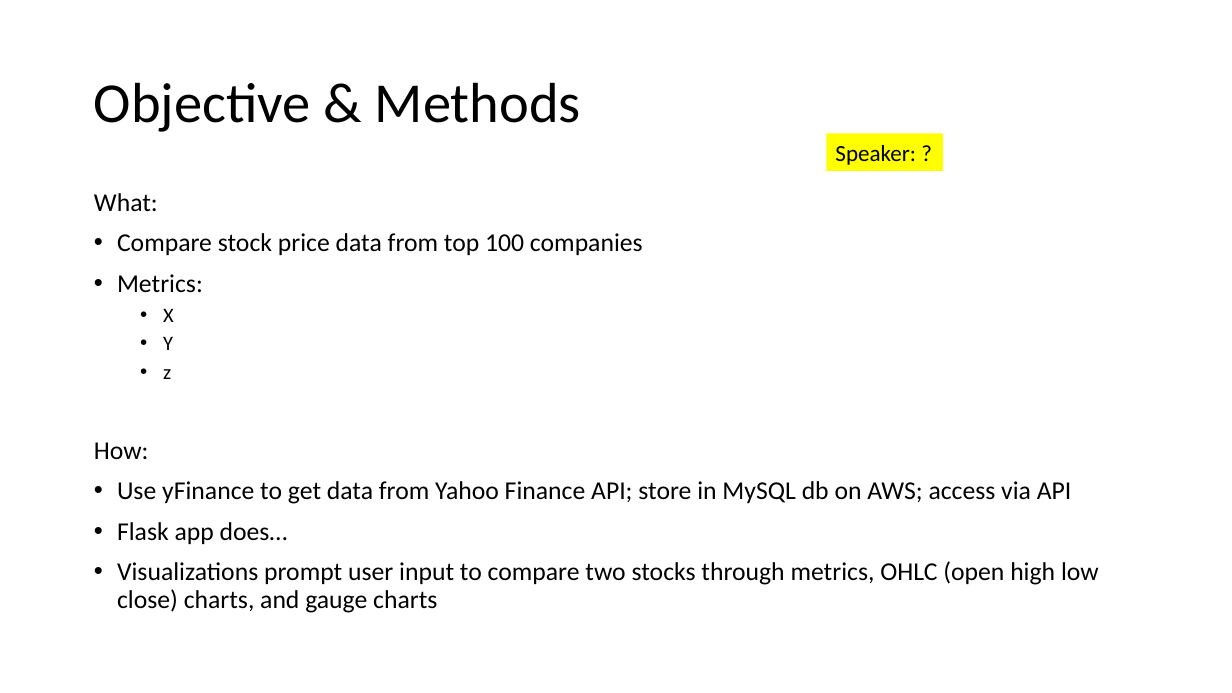
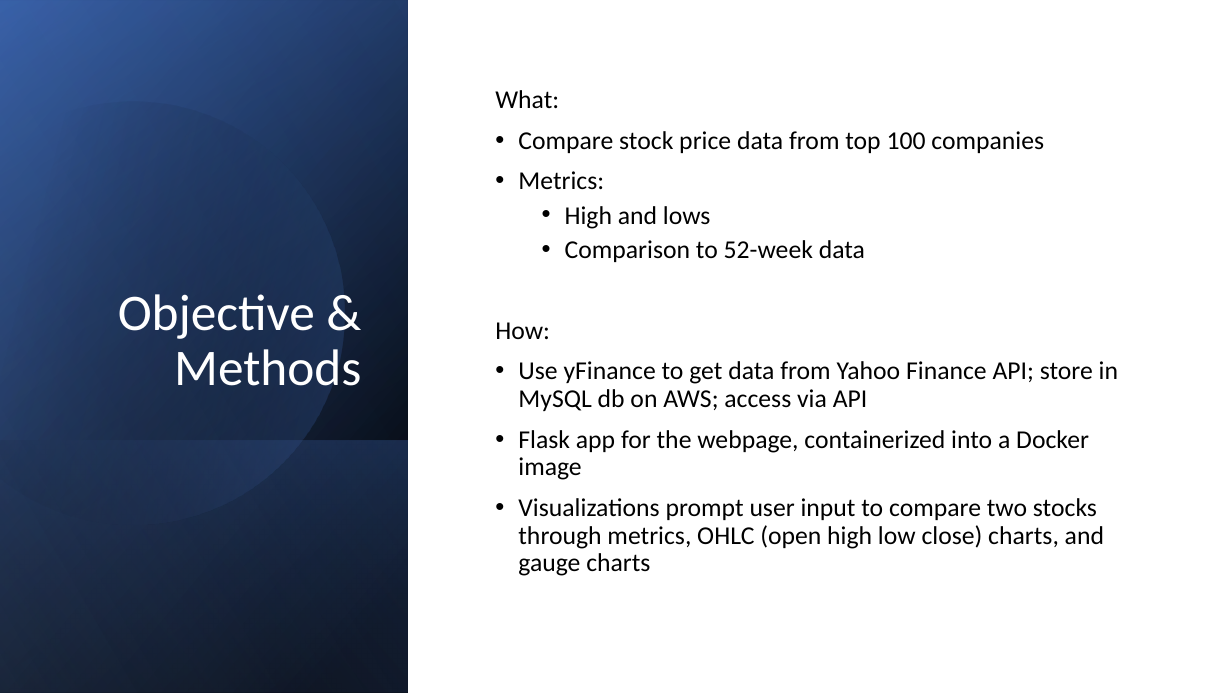
Before and after one commit to gmitt98/webapp-stock-project, a slide deck: slide 2 of Team_Presentation.pptx. Drawn at 1232x693 pixels with LibreOffice and Linux fonts; fonts in the diff are those of the drawing. Boxes give left, top, right and bottom in pixels: in the first picture for what was removed or moved away, otherwise in the second. Text is boxed around its words. In the diff, an @@ line names an element or a change of style, - is before the commit and + after.

Commit message:
update ppt

```diff
--- a/Team_Presentation.pptx
+++ b/Team_Presentation.pptx
@@ rectangle added at (0,0,1232,693), fill #FFFFFF @@
@@ rectangle added at (0,0,409,693), fill gradient #000000 to #2F5597 @@
@@ rectangle added at (0,1,409,693), fill gradient #000000 to #4472C4 @@
@@ rectangle added at (0,0,409,692), fill gradient #000000 to #8FAADC @@
@@ freeform shape added at (0,52,395,567), fill gradient #000000 to #4472C4 @@
@@ title "Objective & Methods": place and size @@
-title "Objective & Methods" at (94,82,581,132)
+title "Objective & Methods" at (118,294,361,386)
@@ title "Objective & Methods" at (118,294,361,386): size 44 to 40 pt, text colour #000000 to #FFFFFF; alignment left to right; vertical alignment middle to bottom @@
@@ text "What:": place and size @@
-text "What:" at (94,193,1099,613)
+text "What:" at (495,90,1118,576)
@@ text "What:" at (495,90,1118,576): vertical alignment top to middle @@
@@ rectangle removed at (826,134,943,171) @@
-Speaker: ?
@@ text at (565,206,865,262): text changed; size 16 to 20 pt @@
-  • X
-  • Y
-  • z
+  • High and lows
+  • Comparison to 52-week data
@@ rectangle added at (0,440,409,693), fill gradient #4472C4 to #000000 @@
@@ text at (518,430,1089,480): text changed @@
-• Flask app does…
+• Flask app for the webpage, containerized into a Docker image
```
Also in this commit, not shown: 3 other slides changed, 1 slide added, 1 slide removed, 1 other file.
